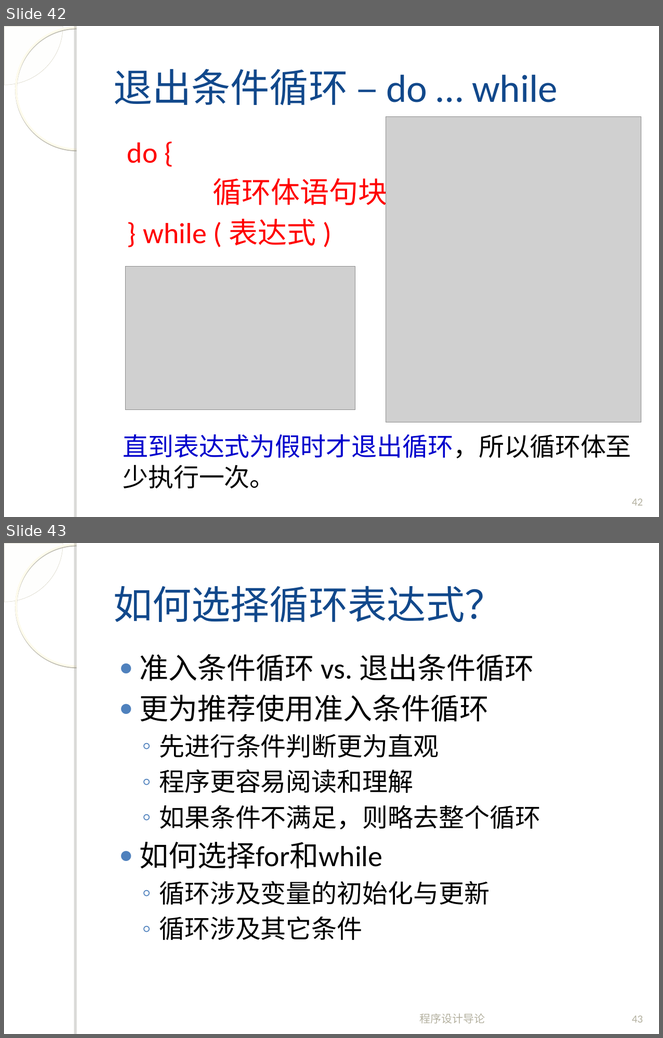
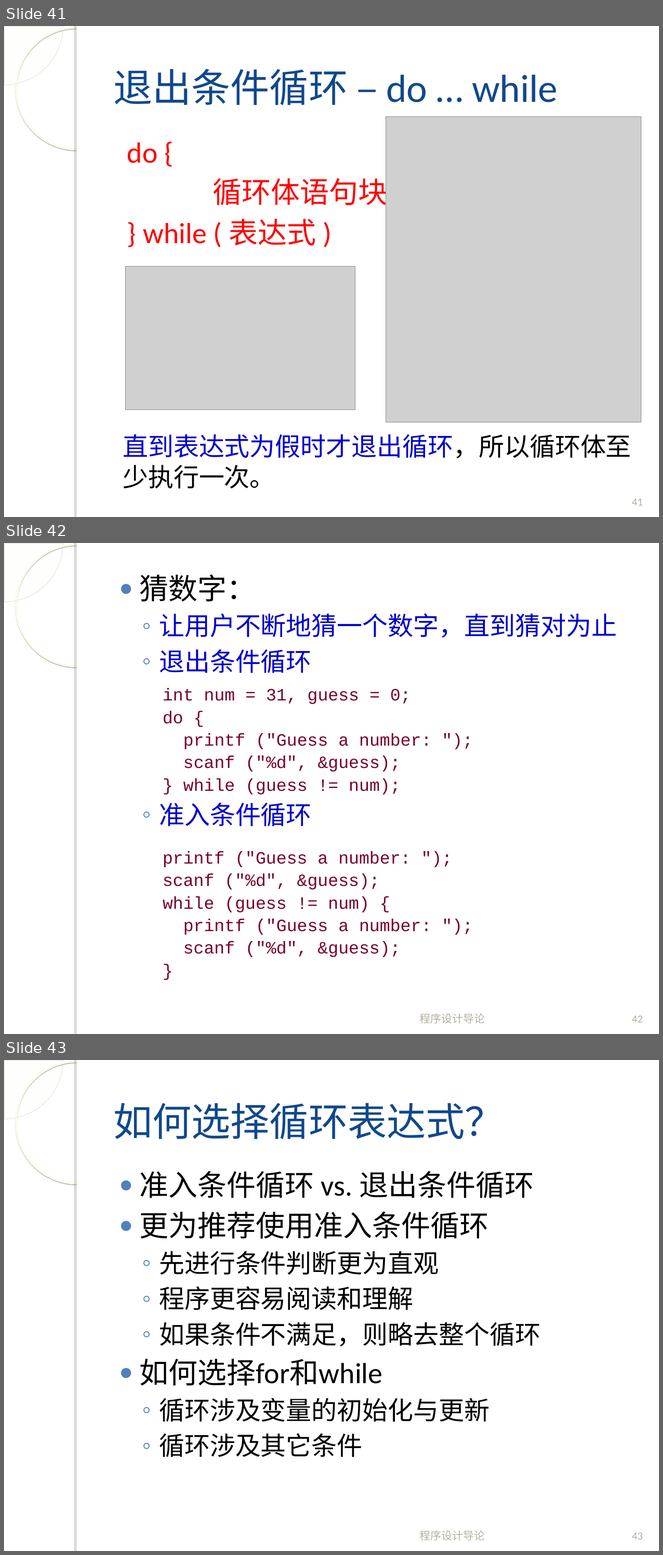
Before and after one commit to fanju1984/introduction-to-programming, a slide deck: introduction-to-programming/slides/2017/04-Control-Statement-2.ppt. Shown one above the other, each under a label of ours: slides 42 and 43 before the commit, slides 41, 42 and 43 after it. The pictures are 663x1038 and 663x1555 pixels, drawn with LibreOffice and Linux fonts; fonts in the diff are those of the drawing; grey boxes stand for pictures; background and template pictures are left out. Boxes give left, top, right and bottom in pixels: in the first picture for what was removed or moved away, otherwise in the second. Text is boxed around its words. In the diff, an @@ line names an element or a change of style, - is before the commit and + after.

```diff
--- a/introduction-to-programming/slides/2017/04-Control-Statement-2.ppt
+++ b/introduction-to-programming/slides/2017/04-Control-Statement-2.ppt
@@ slide 42 added at <box>4,543,659,1034</box>, background picture (left out); not listed: 4 template elements that a slide beside it also shows @@
@@ text added at <box>139,574,617,826</box>, 28 pt, text #0000CC @@
+● 猜数字：
+  ◦ 让用户不断地猜一个数字，直到猜对为止
+  ◦ 退出条件循环
+  ◦ 准入条件循环
@@ text added at <box>163,688,431,795</box>, 19 pt, text #770028 @@
+int num = 31, guess = 0;
+do {
+printf ("Guess a number: ");
+scanf ("%d", &guess);
+} while (guess != num);
@@ text added at <box>163,851,431,957</box>, 19 pt, text #770028 @@
+printf ("Guess a number: ");
+scanf ("%d", &guess);
+while (guess != num) {
+printf ("Guess a number: ");
+scanf ("%d", &guess);
+}
@@ text added at <box>420,1014,486,1024</box>, 12 pt, text #B4B1A0 @@
+程序设计导论
@@ page number added at <box>632,1016,643,1023</box>, 12 pt, text #B4B1A0 @@
+42
@@ what was slide 42 is now slide 41 @@
@@ page number at <box>632,499,643,506</box>: text changed @@
-42
+41
```
Also in this commit, not shown: 5 slides changed, 8 other slides added, 4 slides removed, 1 other file.
